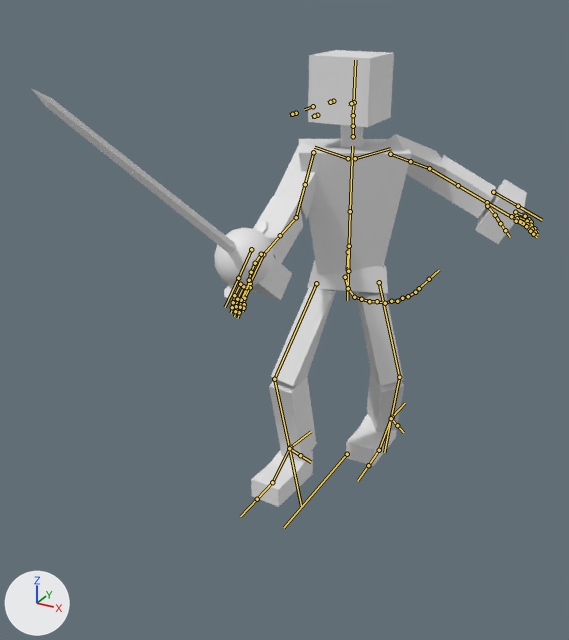
The FBX model Unity/Assets/TheGame/Placeholder/TheChosenOne01.fbx as it was, and as the next commit left it.
One viewpoint serves both versions: a 50 mm lens placed at (1.19, -2.73, 1.95), pointed at (0.05, -0.66, 0.91). The axes (+X, +Y, +Z) are drawn at lower left. The lights are the same throughout. Both versions are drawn at frame 1 of the action 'Armature|Movement_Idle'; the numbers are the values there. The bones that bend it are drawn over the model as lines.

In view in the first picture: 'Rapier01_Cube', 'TheChosenOne'.
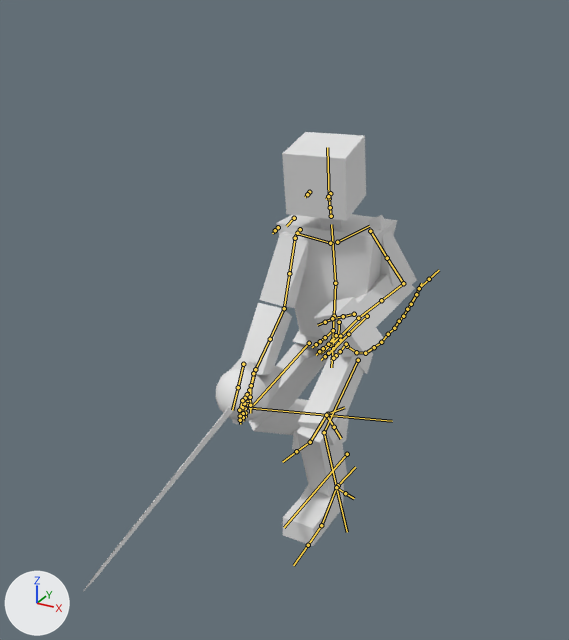
Patch to the scene script:
```diff
--- a/Unity/Assets/TheGame/Placeholder/TheChosenOne01.fbx.py
+++ b/Unity/Assets/TheGame/Placeholder/TheChosenOne01.fbx.py
@@ bone_hip_root @@
 bone_hip_root = bpy.data.objects['Armature'].pose.bones['Hip_root']  # child of 'root'
-bone_hip_root.location = (0.0, 0.077, -0.1)
-bone_hip_root.rotation_quaternion = (0.964, 0.0, -0.266, 0.001)  # degrees (0, -31, 0)
+bone_hip_root.location = (0.0, 0.349, -0.163)
+bone_hip_root.rotation_quaternion = (0.995, 0.0, 0.102, 0.0)  # degrees (0, 12, 0)
@@ bone_femur_r @@
 bone_femur_r = bpy.data.objects['Armature'].pose.bones['Femur.R']  # child of 'HipControl'
-bone_femur_r.rotation_quaternion = (0.949, -0.16, 0.195, 0.188)  # degrees (-15, 26, 19)
+bone_femur_r.rotation_quaternion = (0.948, -0.128, 0.157, 0.245)  # degrees (-10, 21, 27)
@@ bone_tibia_r @@
 bone_tibia_r = bpy.data.objects['Armature'].pose.bones['Tibia.R']  # child of 'Femur.R'
-bone_tibia_r.rotation_quaternion = (0.957, 0.277, -0.008, -0.081)  # degrees (32, 2, -9)
+bone_tibia_r.rotation_quaternion = (0.793, 0.608, 0.004, 0.036)  # degrees (75, -2, 4)
@@ bone_femur_l @@
 bone_femur_l = bpy.data.objects['Armature'].pose.bones['Femur.L']  # child of 'HipControl'
-bone_femur_l.rotation_quaternion = (0.991, 0.035, -0.053, -0.12)  # degrees (5, -6, -14)
+bone_femur_l.rotation_quaternion = (0.849, -0.503, -0.037, -0.159)  # degrees (-60, -13, -14)
@@ bone_tibia_l @@
 bone_tibia_l = bpy.data.objects['Armature'].pose.bones['Tibia.L']  # child of 'Femur.L'
-bone_tibia_l.rotation_quaternion = (0.982, 0.19, 0.001, 0.012)  # degrees (22, 0, 1)
+bone_tibia_l.rotation_quaternion = (0.751, 0.64, 0.024, 0.161)  # degrees (79, -10, 16)
@@ bone_spine_002 @@
 bone_spine_002 = bpy.data.objects['Armature'].pose.bones['spine.002']  # child of 'spine.001'
-bone_spine_002.rotation_quaternion = (0.998, 0.0, -0.059, -0.006)  # degrees (0, -7, -1)
+bone_spine_002.rotation_quaternion = (0.964, -0.018, 0.265, 0.03)  # degrees (-1, 31, 3)
@@ bone_spine_003 @@
 bone_spine_003 = bpy.data.objects['Armature'].pose.bones['spine.003']  # child of 'spine.002'
-bone_spine_003.rotation_quaternion = (1.0, 0.0, -0.012, -0.001)  # degrees (0, -1, 0)
+bone_spine_003.rotation_quaternion = (0.988, 0.113, 0.086, 0.054)  # degrees (14, 9, 7)
@@ bone_head @@
 bone_head = bpy.data.objects['Armature'].pose.bones['Head']  # child of 'Neck.002'
-bone_head.rotation_quaternion = (0.994, 0.0, -0.107, -0.003)  # degrees (0, -12, 0)
+bone_head.rotation_quaternion = (0.992, -0.022, -0.127, -0.006)  # degrees (-3, -15, 0)
@@ bone_clavicle_r @@
 bone_clavicle_r = bpy.data.objects['Armature'].pose.bones['Clavicle.R']  # child of 'spine.003'
-bone_clavicle_r.rotation_quaternion = (1.0, 0.002, 0.003, 0.011)  # degrees (0, 0, 1)
+bone_clavicle_r.rotation_quaternion = (1.0, 0.0, 0.0, 0.0)  # degrees (0, 0, 0)
@@ bone_humerus_r @@
 bone_humerus_r = bpy.data.objects['Armature'].pose.bones['Humerus.R']  # child of 'Clavicle.R'
-bone_humerus_r.rotation_quaternion = (0.905, -0.423, 0.05, 0.0)  # degrees (-50, 5, -2)
+bone_humerus_r.rotation_quaternion = (0.913, -0.256, 0.313, -0.056)  # degrees (-37, 33, -18)
@@ bone_humerus_r_001 @@
 bone_humerus_r_001 = bpy.data.objects['Armature'].pose.bones['Humerus.R.001']  # child of 'Humerus.R'
-bone_humerus_r_001.rotation_quaternion = (0.99, 0.0, 0.139, 0.0)  # degrees (0, 16, 0)
+bone_humerus_r_001.rotation_quaternion = (0.997, 0.0, -0.072, 0.0)  # degrees (0, -8, 0)
@@ bone_ulna_r @@
 bone_ulna_r = bpy.data.objects['Armature'].pose.bones['Ulna.R']  # child of 'Humerus.R.001'
-bone_ulna_r.rotation_quaternion = (0.989, -0.147, 0.0, 0.0)  # degrees (-17, 0, 0)
+bone_ulna_r.rotation_quaternion = (0.991, -0.132, 0.0, 0.0)  # degrees (-15, 0, 0)
@@ bone_ulna_r_001 @@
 bone_ulna_r_001 = bpy.data.objects['Armature'].pose.bones['Ulna.R.001']  # child of 'Ulna.R'
-bone_ulna_r_001.rotation_quaternion = (0.999, 0.0, -0.054, 0.0)  # degrees (0, -6, 0)
+bone_ulna_r_001.rotation_quaternion = (1.0, 0.0, -0.029, 0.0)  # degrees (0, -3, 0)
@@ bone_hand_r @@
 bone_hand_r = bpy.data.objects['Armature'].pose.bones['Hand.R']  # child of 'Ulna.R.001'
-bone_hand_r.rotation_quaternion = (0.955, 0.071, 0.059, -0.281)  # degrees (6, 9, -32)
+bone_hand_r.rotation_quaternion = (0.946, 0.032, -0.051, -0.318)  # degrees (5, -4, -37)
@@ bone_humerus_l @@
 bone_humerus_l = bpy.data.objects['Armature'].pose.bones['Humerus.L']  # child of 'Clavicle.L'
-bone_humerus_l.rotation_quaternion = (0.883, 0.39, 0.0, -0.263)  # degrees (45, 12, -28)
+bone_humerus_l.rotation_quaternion = (0.988, -0.067, 0.0, -0.136)  # degrees (-8, -1, -16)
@@ bone_humerus_l_001 @@
 bone_humerus_l_001 = bpy.data.objects['Armature'].pose.bones['Humerus.L.001']  # child of 'Humerus.L'
-bone_humerus_l_001.rotation_quaternion = (0.99, 0.0, -0.138, 0.0)  # degrees (0, -16, 0)
+bone_humerus_l_001.rotation_quaternion = (0.882, 0.0, 0.471, 0.0)  # degrees (0, 56, 0)
@@ bone_ulna_l @@
 bone_ulna_l = bpy.data.objects['Armature'].pose.bones['Ulna.L']  # child of 'Humerus.L.001'
-bone_ulna_l.rotation_quaternion = (0.924, -0.384, 0.0, 0.0)  # degrees (-45, 0, 0)
+bone_ulna_l.rotation_quaternion = (0.721, -0.693, 0.0, 0.0)  # degrees (-88, 0, 0)
@@ bone_foot_control_r @@
 bone_foot_control_r = bpy.data.objects['Armature'].pose.bones['Foot_Control.R']  # child of 'root'
-bone_foot_control_r.location = (0.042, -0.226, 0.005)
-bone_foot_control_r.rotation_quaternion = (0.999, 0.0, 0.002, 0.033)  # degrees (0, 0, 4)
+bone_foot_control_r.location = (0.042, 0.134, 0.002)
+bone_foot_control_r.rotation_quaternion = (0.995, 0.098, -0.001, 0.033)  # degrees (11, 0, 4)
@@ bone_foot_control_l @@
 bone_foot_control_l = bpy.data.objects['Armature'].pose.bones['Foot_Control.L']  # child of 'root'
-bone_foot_control_l.location = (-0.003, 0.216, 0.024)
+bone_foot_control_l.location = (-0.003, -0.353, -0.034)
```

Pixel boxes (x1, y1, x2, y2) of what changed, in the pictures (569 x 640 px):
'TheChosenOne', posed (33% narrower, 9% shorter)
    before: (247, 50, 527, 507)
    after: (230, 132, 417, 546)
'Rapier01_Cube', posed (23% narrower, 9% taller)
    before: (32, 89, 274, 300)
    after: (84, 360, 269, 590)
bone 'Hip_root', root to tip
    before: (348, 252) to (347, 269)
    after: (339, 322) to (338, 338)
bone 'Femur.R', root to tip
    before: (316, 283) to (274, 379)
    after: (309, 343) to (250, 408)
bone 'Tibia.R', root to tip
    before: (274, 379) to (289, 448)
    after: (250, 408) to (326, 415)
bone 'Femur.L', root to tip
    before: (379, 282) to (399, 377)
    after: (358, 360) to (324, 432)
bone 'Tibia.L', root to tip
    before: (399, 377) to (391, 418)
    after: (324, 432) to (336, 487)
bone 'spine.002', root to tip
    before: (349, 246) to (350, 211)
    after: (334, 316) to (335, 283)
bone 'spine.003', root to tip
    before: (350, 211) to (352, 146)
    after: (335, 283) to (331, 224)
bone 'Head', root to tip
    before: (353, 115) to (355, 60)
    after: (329, 198) to (327, 147)
bone 'Clavicle.R', root to tip
    before: (348, 158) to (314, 147)
    after: (330, 243) to (295, 233)
bone 'Humerus.R', root to tip
    before: (313, 152) to (305, 184)
    after: (295, 238) to (289, 273)
bone 'Humerus.R.001', root to tip
    before: (305, 184) to (296, 217)
    after: (289, 273) to (284, 308)
bone 'Ulna.R', root to tip
    before: (296, 217) to (280, 235)
    after: (284, 308) to (270, 339)
bone 'Ulna.R.001', root to tip
    before: (280, 235) to (263, 254)
    after: (270, 339) to (255, 369)
bone 'Hand.R', root to tip
    before: (263, 254) to (251, 281)
    after: (255, 369) to (250, 391)
bone 'Humerus.L', root to tip
    before: (390, 154) to (410, 161)
    after: (370, 231) to (387, 258)
bone 'Humerus.L.001', root to tip
    before: (410, 161) to (429, 168)
    after: (387, 258) to (403, 283)
bone 'Ulna.L', root to tip
    before: (429, 168) to (458, 185)
    after: (403, 283) to (381, 300)
bone 'Foot_Control.R', root to tip
    before: (290, 447) to (311, 431)
    after: (327, 414) to (344, 407)
bone 'Foot_Control.L', root to tip
    before: (392, 417) to (405, 403)
    after: (338, 485) to (355, 467)
